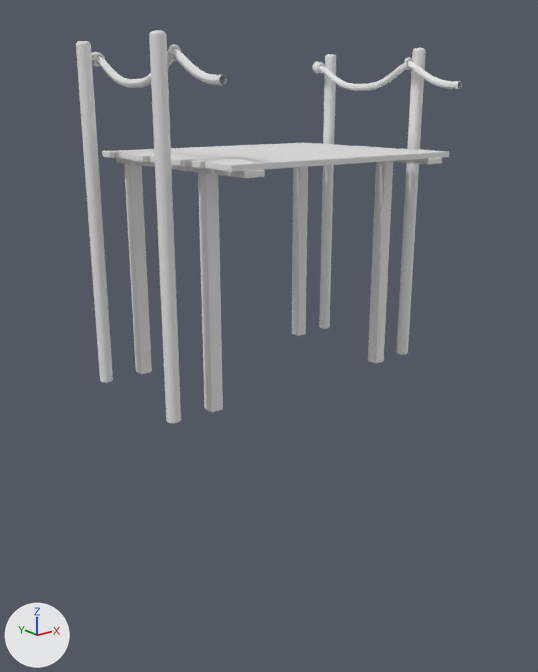
One commit to the FBX model Assets/Art Team Folder/3D Models/Village/Docks/Village_Modular_Dock_End.fbx: the scene before it, then after it.
Both versions are drawn from a 50 mm lens placed at (-0.217, -0.277, 0.023), pointed at (-0.003, -0.009, -0.084). Lighting does not change. The marker at lower left points along +X, +Y and +Z. Materials are left out; every surface is plain grey. Where no turn or scale is listed for an object, it has been applied to the vertices.

The first picture shows 'Village_Modular_Dock_End'.
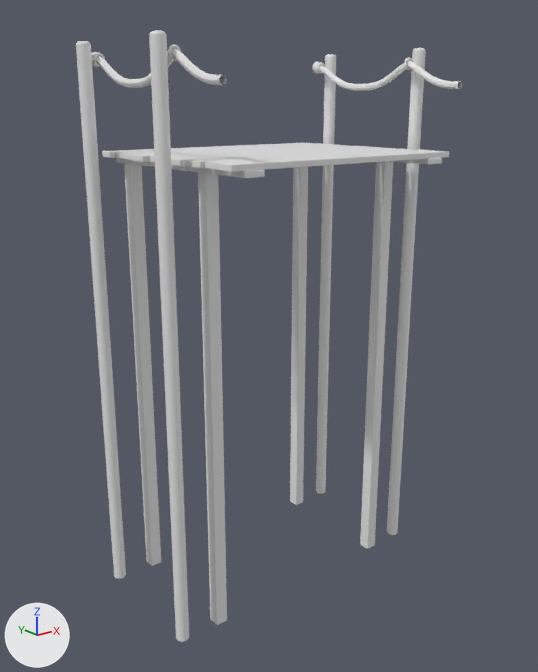
Pixel boxes [x1, y1, x2, y2] of what changed, in the pictures (538 x 672 px; the box of a moved part takes in the faces that stretch with it):
'Village_Modular_Dock_End', reshaped (55% taller): before [76, 31, 462, 424]; after [76, 31, 462, 642]
part 1 of me_mesh, moved or reshaped: before [149, 35, 223, 424]; after [149, 35, 227, 642]
part 2 of me_mesh, moved or reshaped: before [292, 57, 336, 336]; after [290, 57, 336, 505]
part 3 of me_mesh, moved or reshaped: before [76, 45, 152, 383]; after [76, 45, 161, 579]
part 4 of me_mesh, moved or reshaped: before [368, 51, 426, 363]; after [360, 51, 426, 549]

Edits to the bpy script that builds the scene:
```text
Change me_mesh:
    where me_mesh.from_pydata(...)  # 2122 vertices, 2116 faces; spans x -0.073..0.073, y -0.06..0.039, z -0.102..0.048
    used by ob_village_modular_dock_end; location = (0.0, 0.0, 0.0)
    me_mesh part 1: all 65 vertices in x -0.073..-0.047, y -0.033..-0.027, z -0.102 are moved by (0.0, 0.0, -0.107)
    me_mesh part 2: all 65 vertices in x 0.047..0.073, y 0.027..0.033, z -0.102 are moved by (0.0, 0.0, -0.107)
    me_mesh part 3: all 65 vertices in x -0.073..-0.047, y 0.027..0.033, z -0.102 are moved by (0.0, 0.0, -0.107)
    me_mesh part 4: all 65 vertices in x 0.047..0.073, y -0.033..-0.027, z -0.102 are moved by (0.0, 0.0, -0.107)
```
